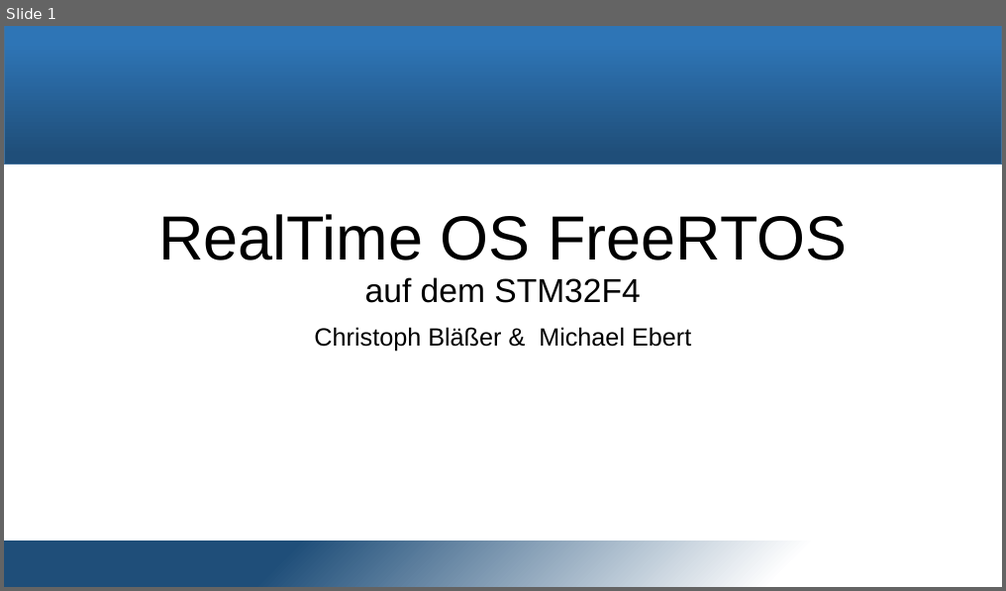
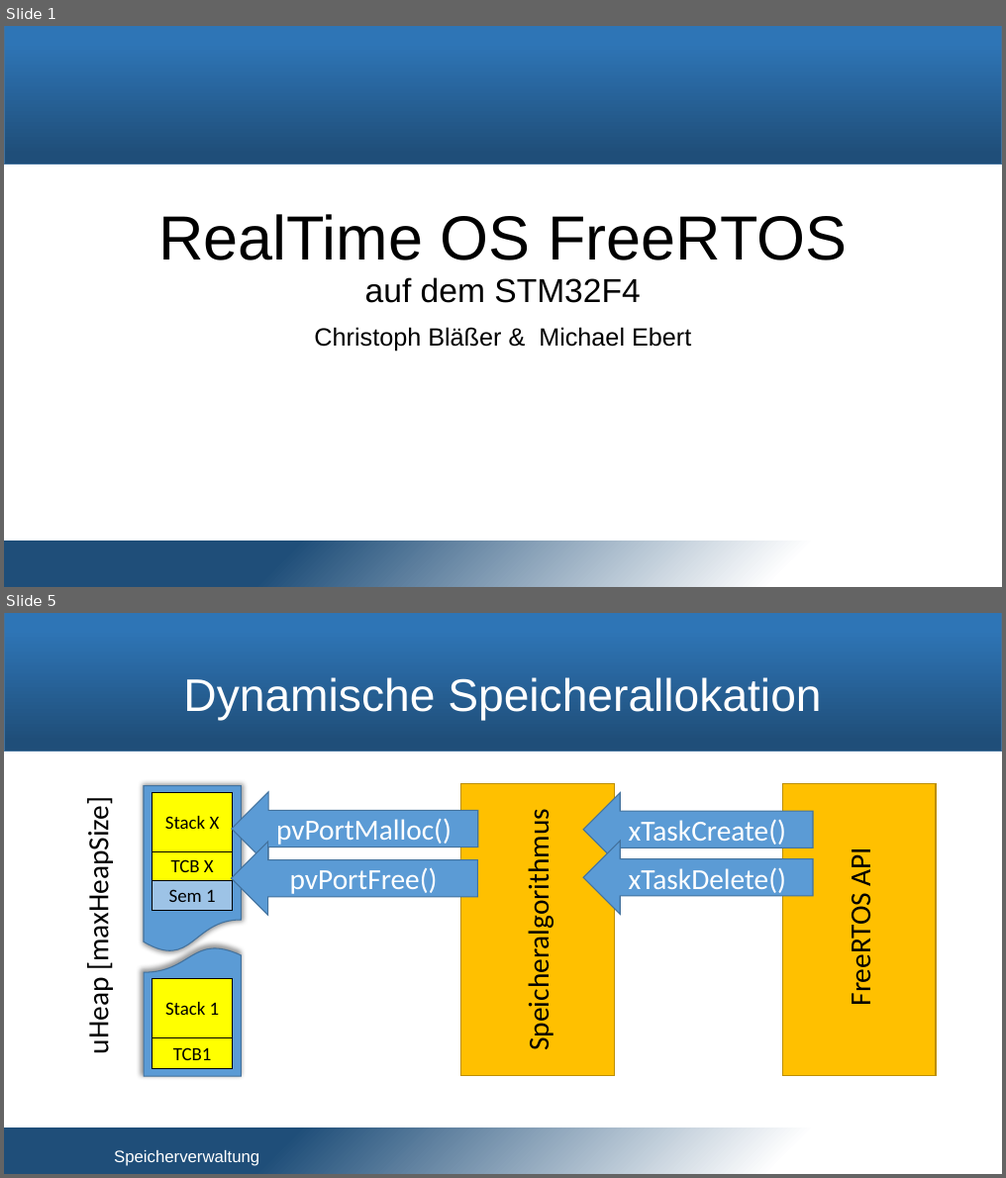
Before and after one commit to snobz/Seminar_BS_2017, a slide deck: Päsi/Seminar Betriebssysteme.pptx. Shown one above the other, each under a label of ours: slide 1 before the commit, slides 1 and 5 after it; the slides between them are not shown. The pictures are 1006x591 and 1006x1178 pixels, drawn with LibreOffice and Linux fonts; fonts in the diff are those of the drawing; background and template pictures are left out. Boxes give left, top, right and bottom in pixels: in the first picture for what was removed or moved away, otherwise in the second. Text is boxed around its words. In the diff, an @@ line names an element or a change of style, - is before the commit and + after.

```diff
--- a/Päsi/Seminar Betriebssysteme.pptx
+++ b/Päsi/Seminar Betriebssysteme.pptx
@@ slide 5 added at bbox=[4, 613, 1002, 1174], background #FFFFFF; not listed: 2 template elements that a slide beside it also shows @@
@@ title added at bbox=[183, 677, 821, 721], 44 pt, text #FFFFFF @@
+Dynamische Speicherallokation
@@ rectangle added at bbox=[460, 784, 614, 1076], fill #FFC000, outline #BD8E00 1 pt @@
@@ rectangle added at bbox=[782, 783, 936, 1076], fill #FFC000, outline #BD8E00 1 pt @@
@@ text added at bbox=[80, 814, 116, 1053], 28 pt, text #000000 @@
+uHeap [maxHeapSize]
@@ rectangle added at bbox=[152, 795, 233, 825], fill #F2F2F2, outline #000000 0.75 pt @@
@@ group added at bbox=[144, 786, 242, 1076]: 4 rectangles, 2 flow chart documents @@
+TCB1
+Sem 1
+TCB X
+Stack X
@@ right arrow added at bbox=[232, 792, 478, 865], fill #5B9BD5, outline #43739E 1 pt, 28 pt, text #FFFFFF @@
+pvPortMalloc()
@@ right arrow added at bbox=[583, 792, 813, 866], fill #5B9BD5, outline #43739E 1 pt, 28 pt, text #FFFFFF @@
+xTaskCreate()
@@ rectangle added at bbox=[152, 823, 233, 854], fill #F2F2F2, outline #000000 0.75 pt @@
@@ right arrow added at bbox=[232, 842, 478, 916], fill #5B9BD5, outline #43739E 1 pt, 28 pt, text #FFFFFF @@
+pvPortFree()
@@ text added at bbox=[521, 833, 556, 1044], 28 pt, text #000000 @@
+Speicheralgorithmus
@@ right arrow added at bbox=[583, 841, 813, 914], fill #5B9BD5, outline #43739E 1 pt, 28 pt, text #FFFFFF @@
+xTaskDelete()
@@ rectangle added at bbox=[152, 879, 233, 909], fill #9DC3E6, outline #000000 0.75 pt, 18 pt, text #000000 @@
+Sem 1
@@ text added at bbox=[843, 852, 878, 1004], 28 pt, text #000000 @@
+FreeRTOS API
@@ rectangle added at bbox=[152, 979, 233, 1039], fill #FFFF00, outline #000000 0.75 pt, 18 pt, text #000000 @@
+Stack 1
@@ text added at bbox=[114, 1151, 259, 1166], 16 pt, text #FFFFFF @@
+Speicherverwaltung
```
Also in this commit, not shown: 5 other slides added, 12 slides removed, 3 other files.
